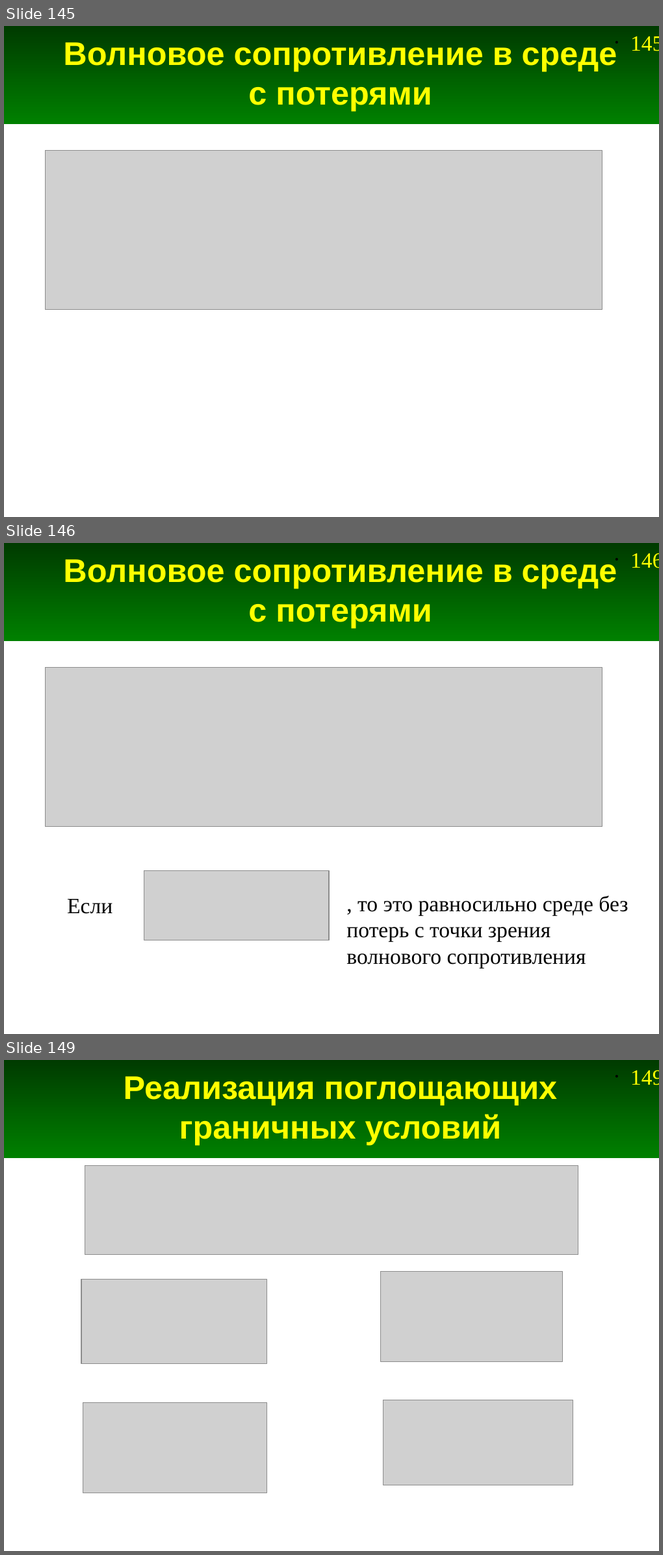
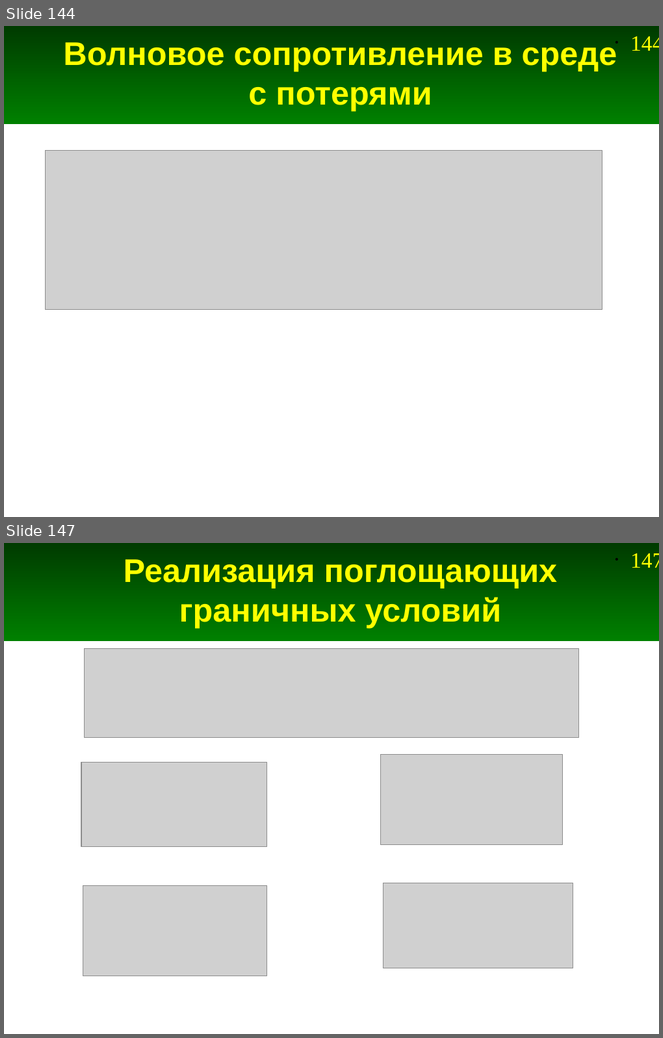
Before and after one commit to andris0147sv/modelling, a slide deck: presentations/2. FDTD.odp. Shown one above the other, each under a label of ours: slides 145, 146 and 149 before the commit, slides 144 and 147 after it; the slides between them are not shown. The pictures are 663x1555 and 663x1038 pixels, drawn with LibreOffice and Linux fonts; fonts in the diff are those of the drawing; grey boxes stand for pictures. Boxes give left, top, right and bottom in pixels: in the first picture for what was removed or moved away, otherwise in the second. Text is boxed around its words. In the diff, an @@ line names an element or a change of style, - is before the commit and + after.

```diff
--- a/presentations/2. FDTD.odp
+++ b/presentations/2. FDTD.odp
@@ slide 146 removed at bbox=[4, 543, 659, 1034], background #FFFFFF; not listed: 2 template elements that a slide beside it also shows @@
@@ title removed at bbox=[63, 558, 618, 628] @@
-Волновое сопротивление в среде с потерями
@@ picture removed at bbox=[46, 668, 602, 826] @@
@@ picture removed at bbox=[144, 871, 329, 941] @@
@@ text removed at bbox=[67, 899, 113, 914] @@
-Если
@@ text removed at bbox=[347, 896, 628, 968] @@
-, то это равносильно среде без потерь с точки зрения волнового сопротивления
@@ what was slide 145 is now slide 144 @@
@@ page number at bbox=[631, 36, 659, 51]: text changed @@
-• 145
+• 144
@@ what was slide 149 is now slide 147 @@
@@ page number at bbox=[631, 553, 659, 568]: text changed @@
-• 149
+• 147
```
Also in this commit, not shown: 21 slides changed, 2 slides added, 2 other slides removed, 9 other files.
